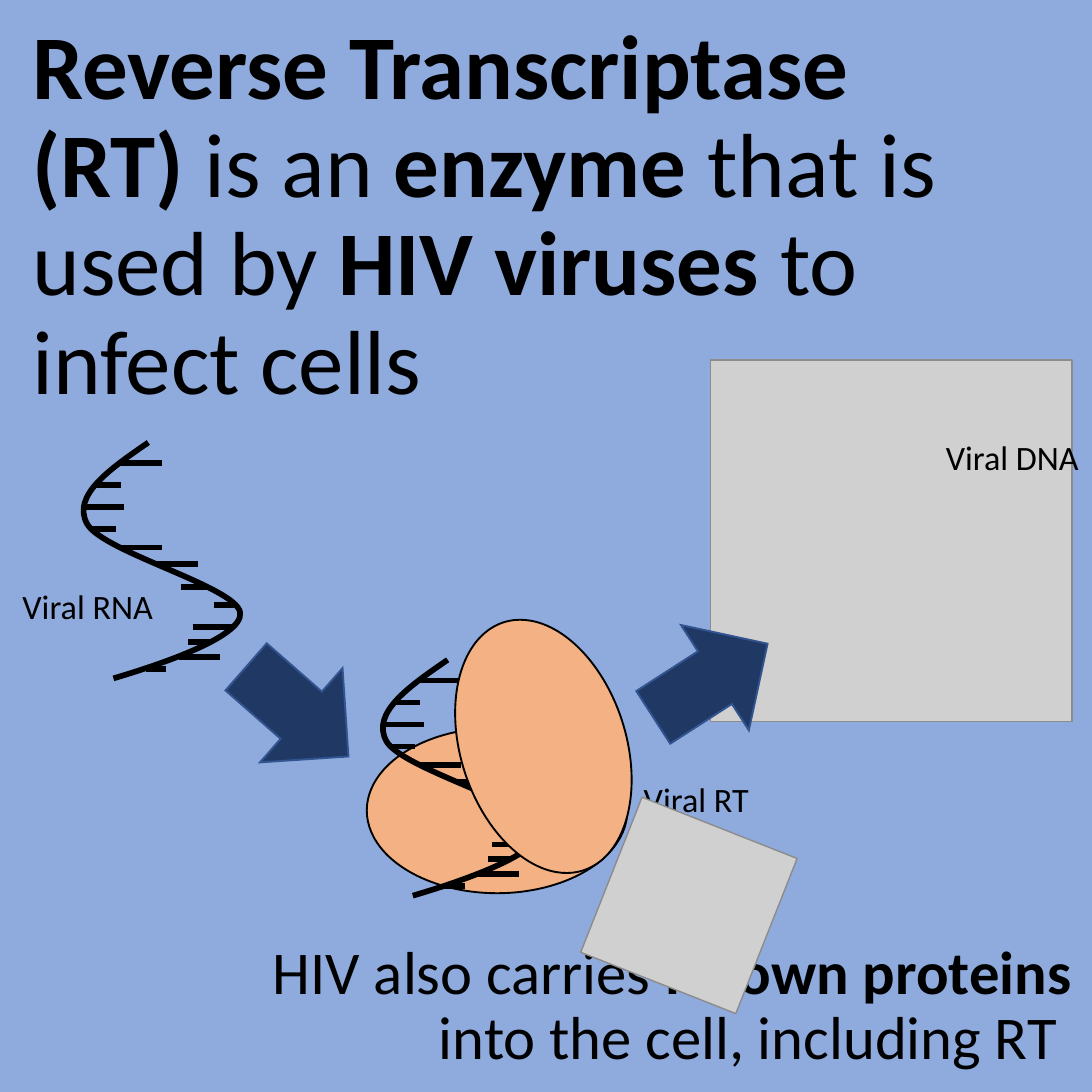
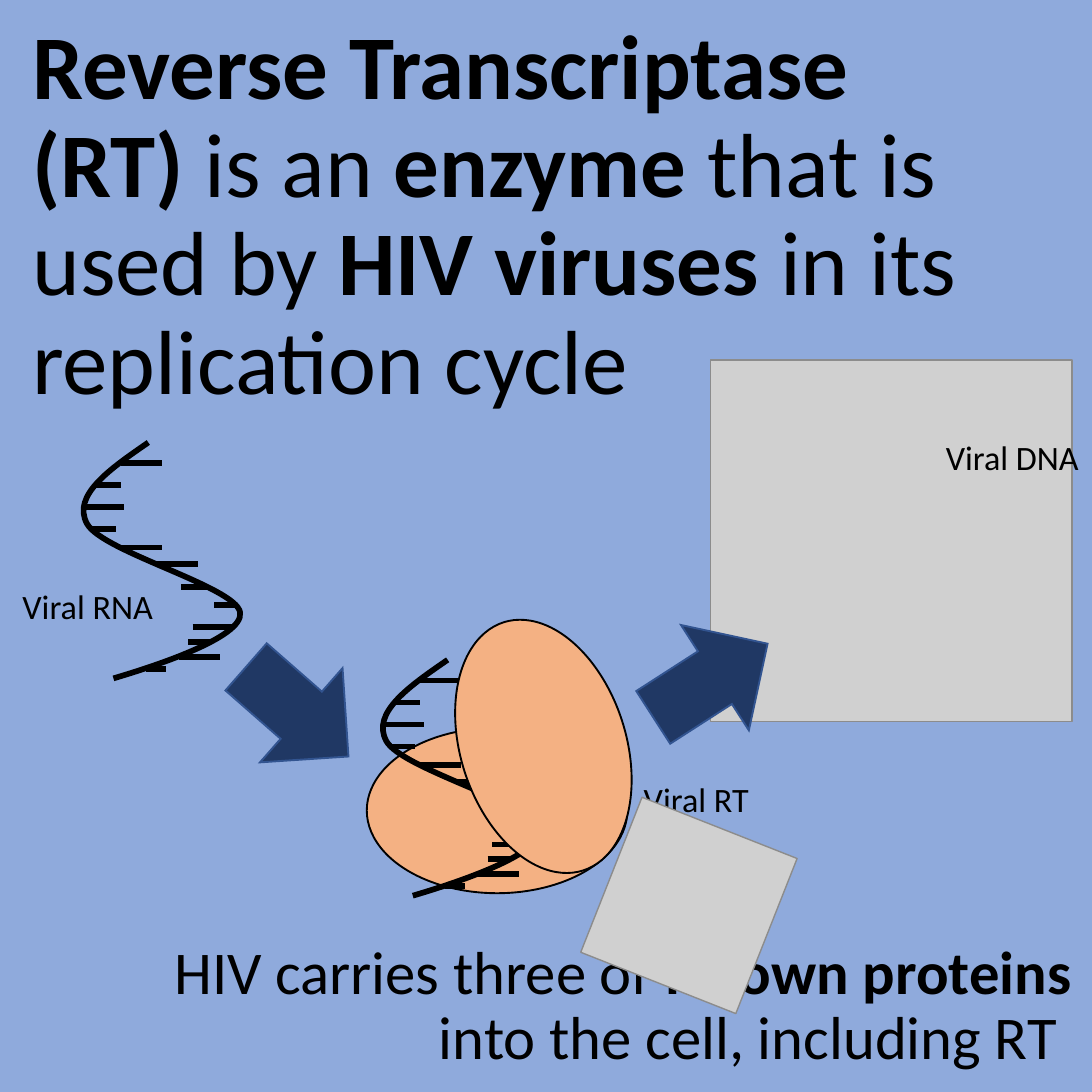
Before and after one commit to Nagdhani/Bioinformatics, a slide deck: slide 1 of digitalPoster.pptx. Drawn at 1092x1092 pixels with LibreOffice and Linux fonts; fonts in the diff are those of the drawing; grey boxes stand for pictures. Boxes give left, top, right and bottom in pixels: in the first picture for what was removed or moved away, otherwise in the second. Text is boxed around its words. In the diff, an @@ line names an element or a change of style, - is before the commit and + after.

```diff
--- a/digitalPoster.pptx
+++ b/digitalPoster.pptx
@@ title at (32,35,956,409): text changed @@
-Reverse Transcriptase (RT) is an enzyme that is used by HIV viruses to infect cells
+Reverse Transcriptase (RT) is an enzyme that is used by HIV viruses in its replication cycle
@@ text at (174,943,1071,1070): text changed @@
-HIV also carries its own proteins into the cell, including RT
+HIV carries three of its own proteins into the cell, including RT
```
Also in this commit, not shown: 7 other slides changed.
